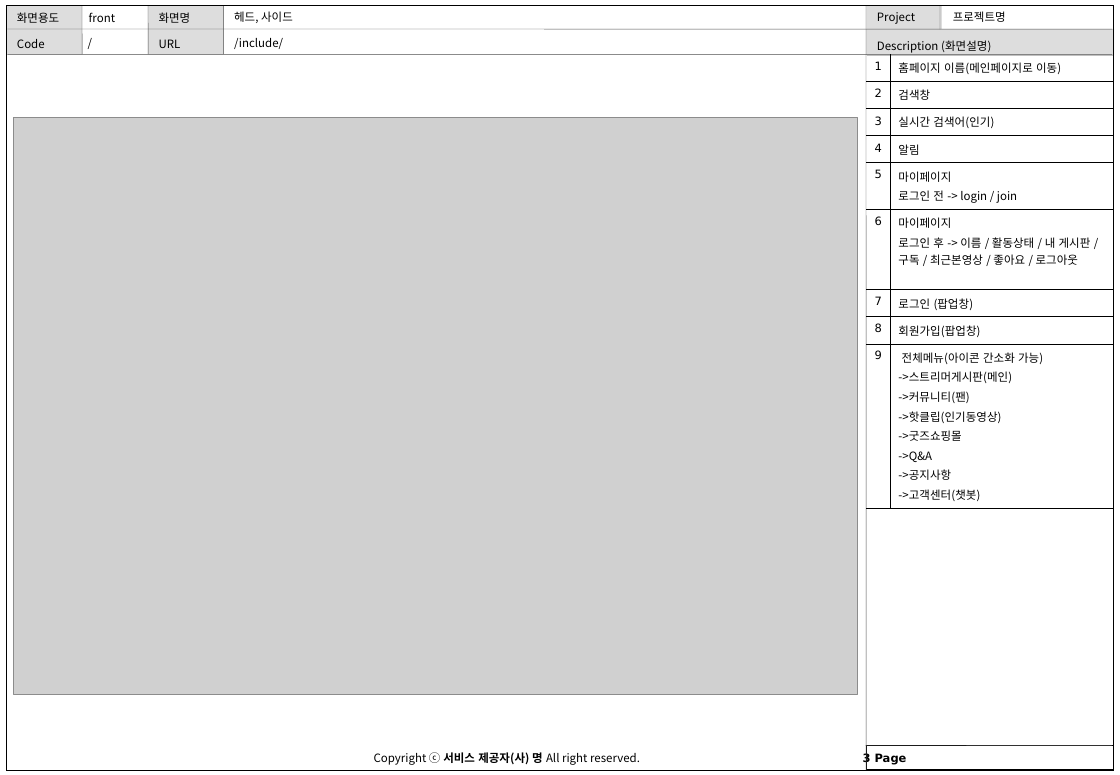
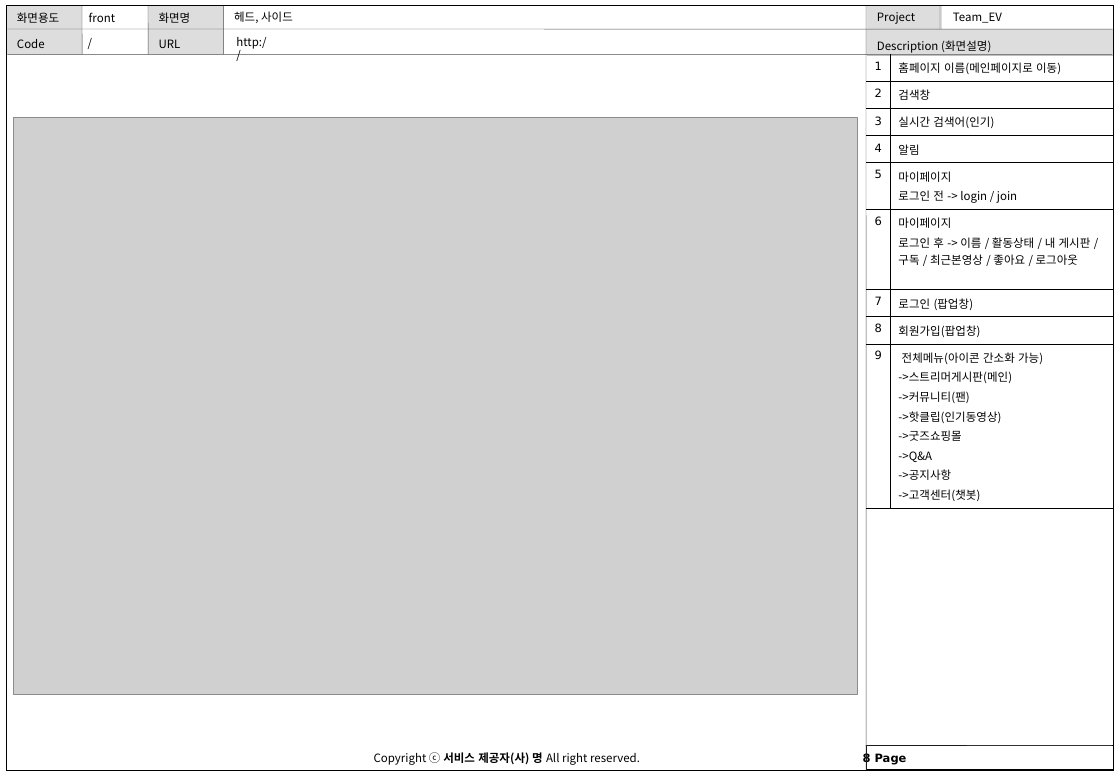
Before and after one commit to creatersInBitcamp/ElectricVehicle_LifeCycle, a slide deck: slide 8 of project_data/스토리보드.ppt (slide 3 before the commit). Drawn at 1120x775 pixels with LibreOffice and Linux fonts; fonts in the diff are those of the drawing; grey boxes stand for pictures. Boxes give left, top, right and bottom in pixels: in the first picture for what was removed or moved away, otherwise in the second. Text is boxed around its words. In the diff, an @@ line names an element or a change of style, - is before the commit and + after.

```diff
--- a/project_data/스토리보드.ppt
+++ b/project_data/스토리보드.ppt
@@ text at <box>953,12,1002,23</box>: text changed @@
-프로젝트명
+Team_EV
@@ text removed at <box>234,38,283,49</box> @@
-/include/
@@ text added at <box>236,37,266,49</box>, 8 pt, text #000000 @@
+http://
@@ page number at <box>863,753,907,765</box>: text changed @@
-3 Page
+8 Page
```
Also in this commit, not shown: 6 slides added, 2 slides removed.
